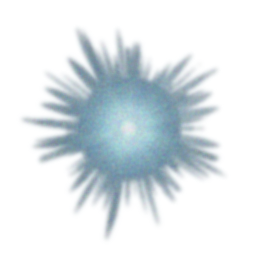
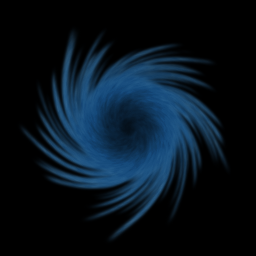
Layered file, before and after one edit (256x256). Changes by layer:
renamed "New Layer" to "black", showed it, opacity 0% → 100%, blend multiply → soft light over [0, 0, 256, 256]
renamed "Visible copy#1" to "Background", opacity 70% → 100%, painted on it over [16, 24, 232, 245]
removed layer "Visible copy" (was 85%) over [16, 25, 225, 245]
